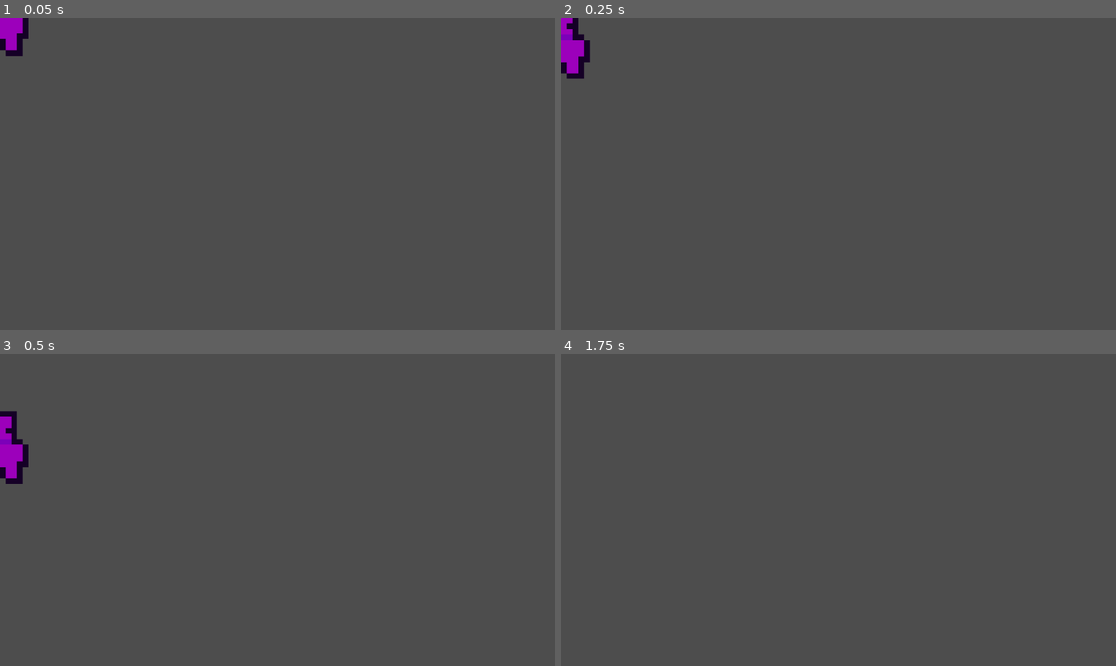
Above: before the commit, frames 1-4 (two rows, left to right).
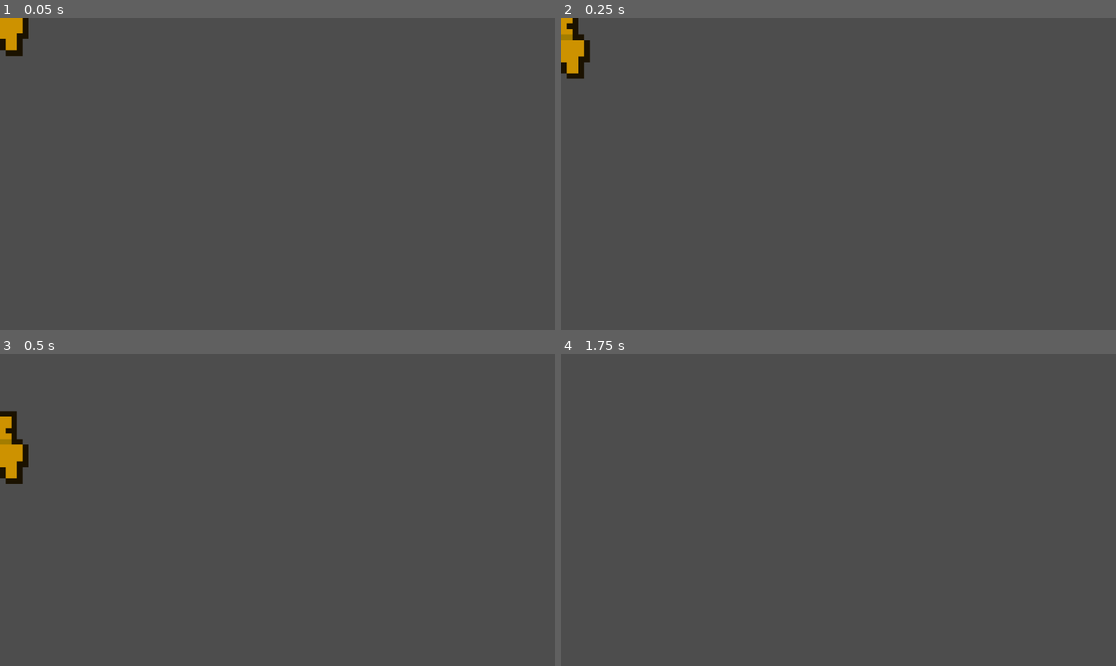
Above: after the commit, the same moments.

Repository: ZevDev54/test-for-gmtk
Game: Godot game, scene res://enemy.tscn
The game is run twice, just before and just after one commit, with the same random seed, the same clock (stepped at 60 frames per second) and the same inputs. This scene is started directly instead of the project's main scene.
Inputs:
- Up to frame 1 (0.05 s): no input
- Up to frame 2 (0.25 s): no input
- Up to frame 3 (0.5 s): no input
- Up to frame 4 (1.75 s): tap Enter (ui_accept) at 0.5, 0.77, 1.25, 1.52 s; hold Right (ui_right) from 0.53 s (still down)

The runs differ from the first frame. In frame 1, 0.5% of the frame differs, in the area x 0-6%, y 0-13%; in frame 2, 0.8%; in frame 3, 0.9%, in the area x 0-6%, y 18-42%; in frame 4, nothing differs.

Commit message:
enemy: change downgrav, change speed, change color to orange

Diff:
--- a/enemy.tscn
+++ b/enemy.tscn
@@ -276,9 +276,10 @@
 
 [node name="Player" type="CharacterBody2D" node_paths=PackedStringArray("animTree", "playerGFX")]
 script = ExtResource("1_4gyqm")
+SPEED = 250.0
 JUMP_VELOCITY = -800.0
 upGrav = 1500.0
-downGrav = 3000.0
+downGrav = 1501.0
 animTree = NodePath("AnimationTree")
 playerGFX = NodePath("CenterScaler/ScaleFromFeet/FeetPositionRegulator/PlayerSprite")
 
@@ -295,7 +296,7 @@
 position = Vector2(0, -76)
 
 [node name="PlayerSprite" type="Sprite2D" parent="CenterScaler/ScaleFromFeet/FeetPositionRegulator"]
-modulate = Color(0.611765, 0, 0.733333, 1)
+modulate = Color(0.803922, 0.572549, 0, 1)
 texture_filter = 1
 scale = Vector2(11.7003, 11.7003)
 texture = ExtResource("2_qi2p4")
